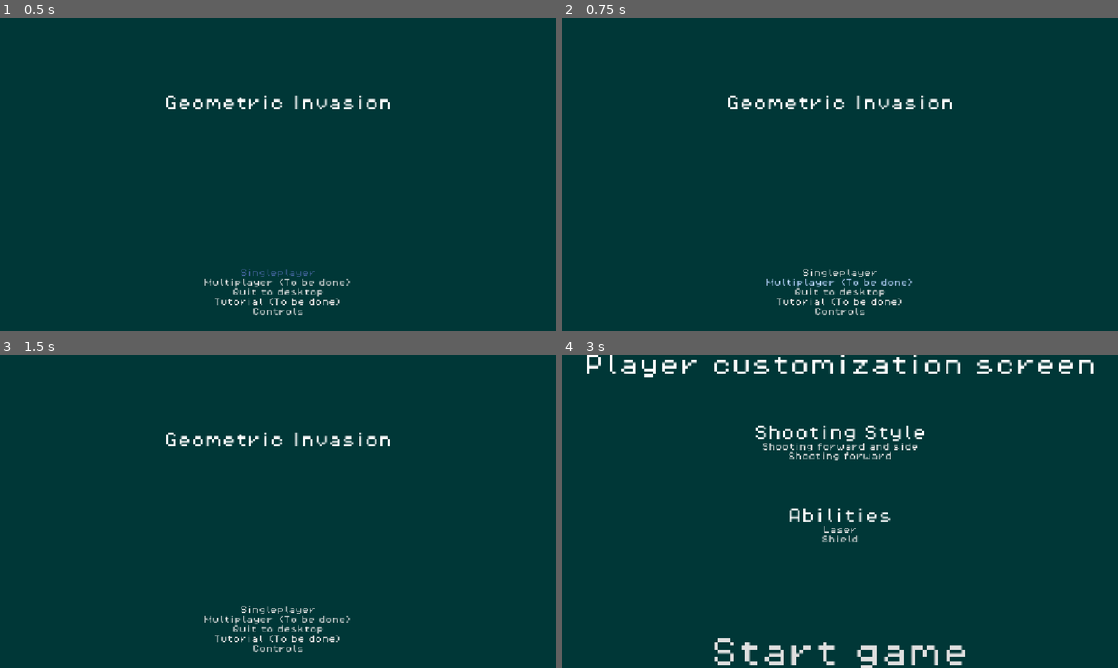
Above: before the commit, frames 1-4 (two rows, left to right).
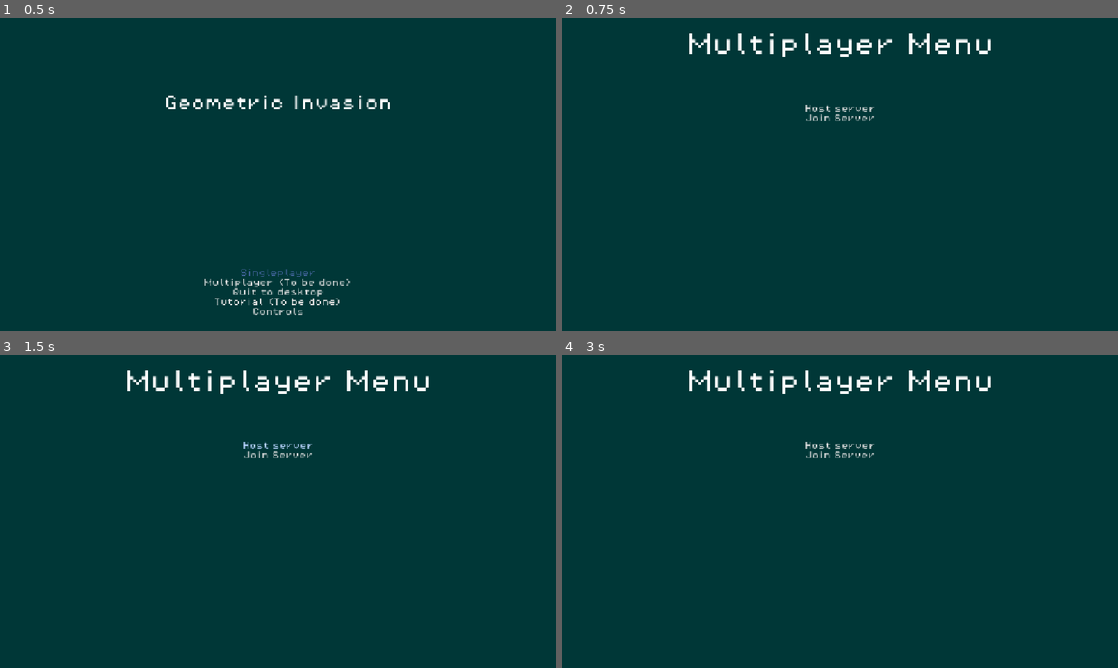
Above: after the commit, the same moments.

Repository: Draftier/Geometric-Invasion-CSS-497
Game: Godot game, scene res://scenes/UI/main_menu.tscn
Same seed, same stepped clock (60 frames per second), same inputs: the game is played once before the commit and once after it. The engine's default icon, where the game draws it, is replaced by a stand-in: a white triangle on a blue panel in a dark square.
Inputs (mouse positions are in pixels of both pictures, inside the frame that each line leads up to):
- Up to frame 1 (0.5 s): no input
- Up to frame 2 (0.75 s): click "Multiplayer (To be done)" at 0.5 s
- Up to frame 3 (1.5 s): click (278, 445) at 1.25 s, where only the run after the commit has a clickable "Host server"
- Up to frame 4 (3 s): click (840, 455) at 2 s, where only the run after the commit has a clickable "Join Server"; click (840, 608) at 2.75 s, where only the run before the commit has a clickable "Singleplayer"

Frame 1 is identical in both runs. In frame 2, 2.7% of the frame differs, in the area x 22-78%, y 4-95%; in frame 3, 2.7%; in frame 4, 5.4%, in the area x 4-96%, y 0-100%.

Commit message:
Replaced buttons with dropdown menus

Diff:
--- a/geometric-invasion/scenes/Player/player.tscn
+++ b/geometric-invasion/scenes/Player/player.tscn
@@ -119,6 +119,8 @@
 [sub_resource type="CircleShape2D" id="CircleShape2D_uxo23"]
 radius = 9.0
 
+[sub_resource type="SceneReplicationConfig" id="SceneReplicationConfig_uxo23"]
+
 [node name="Player" type="CharacterBody2D" unique_id=1651887187]
 collision_layer = 64
 collision_mask = 32
@@ -195,5 +197,8 @@
 [node name="PlayerCollisionShape" type="CollisionShape2D" parent="." unique_id=1555844515]
 shape = SubResource("CircleShape2D_uxo23")
 
+[node name="MultiplayerSynchronizer" type="MultiplayerSynchronizer" parent="." unique_id=730239114]
+replication_config = SubResource("SceneReplicationConfig_uxo23")
+
 [connection signal="body_entered" from="AbilityPickUpCollisionShape" to="." method="_on_whole_collision_box_body_entered"]
 [connection signal="timeout" from="InvulnerabilityTimer" to="." method="_on_invulnerability_timer_timeout"]
--- a/geometric-invasion/scenes/UI/main_menu.tscn
+++ b/geometric-invasion/scenes/UI/main_menu.tscn
@@ -137,13 +137,13 @@
 horizontal_alignment = 1
 vertical_alignment = 1
 
-[node name="ShootForwardAndSide" type="Button" parent="MarginContainer/CustomizationChildMenu/MarginContainer/VBoxContainer" unique_id=781635060]
-layout_mode = 2
-text = "Shooting forward and side"
-
-[node name="ShootForward" type="Button" parent="MarginContainer/CustomizationChildMenu/MarginContainer/VBoxContainer" unique_id=1363810041]
-layout_mode = 2
-text = "Shooting forward"
+[node name="ShootOptions" type="OptionButton" parent="MarginContainer/CustomizationChildMenu/MarginContainer/VBoxContainer" unique_id=1576584801]
+layout_mode = 2
+item_count = 2
+popup/item_0/text = "Shooting forward"
+popup/item_0/id = 0
+popup/item_1/text = "Shooting forward and side"
+popup/item_1/id = 1
 
 [node name="MarginContainer" type="MarginContainer" parent="MarginContainer/CustomizationChildMenu/MarginContainer/VBoxContainer" unique_id=2132451194]
 layout_mode = 2
@@ -161,28 +161,54 @@
 text = "Abilities"
 horizontal_alignment = 1
 
-[node name="LaserButton" type="Button" parent="MarginContainer/CustomizationChildMenu/MarginContainer/VBoxContainer/MarginContainer/VBoxContainer" unique_id=243060559]
-layout_mode = 2
-theme_override_font_sizes/font_size = 16
-text = "Laser"
-
-[node name="ShieldButton" type="Button" parent="MarginContainer/CustomizationChildMenu/MarginContainer/VBoxContainer/MarginContainer/VBoxContainer" unique_id=1227001687]
-layout_mode = 2
-theme_override_font_sizes/font_size = 16
-text = "Shield"
+[node name="AbilityOptions" type="OptionButton" parent="MarginContainer/CustomizationChildMenu/MarginContainer/VBoxContainer/MarginContainer/VBoxContainer" unique_id=197725870]
+layout_mode = 2
+item_count = 2
+popup/item_0/text = "Destroyer"
+popup/item_0/id = 0
+popup/item_1/text = "Tank"
+popup/item_1/id = 1
 
 [node name="StartGameButton" type="Button" parent="MarginContainer/CustomizationChildMenu" unique_id=1552382786]
 layout_mode = 2
 theme_override_font_sizes/font_size = 64
 text = "Start game"
 
+[node name="MultiplayerMenu" type="VBoxContainer" parent="MarginContainer" unique_id=1765564327]
+visible = false
+layout_mode = 2
+
+[node name="Multiplayer Menu" type="Label" parent="MarginContainer/MultiplayerMenu" unique_id=1478684691]
+layout_mode = 2
+theme_override_font_sizes/font_size = 48
+text = "Multiplayer Menu"
+horizontal_alignment = 1
+vertical_alignment = 1
+
+[node name="MarginContainer" type="MarginContainer" parent="MarginContainer/MultiplayerMenu" unique_id=573527788]
+layout_mode = 2
+theme_override_constants/margin_left = 64
+theme_override_constants/margin_top = 96
+theme_override_constants/margin_right = 64
+theme_override_constants/margin_bottom = 64
+
+[node name="VBoxContainer" type="VBoxContainer" parent="MarginContainer/MultiplayerMenu/MarginContainer" unique_id=1152015556]
+layout_mode = 2
+
+[node name="HostButton" type="Button" parent="MarginContainer/MultiplayerMenu/MarginContainer/VBoxContainer" unique_id=1794393354]
+layout_mode = 2
+text = "Host server"
+
+[node name="JoinButton" type="Button" parent="MarginContainer/MultiplayerMenu/MarginContainer/VBoxContainer" unique_id=244403894]
+layout_mode = 2
+text = "Join Server"
+
 [connection signal="pressed" from="MarginContainer/RootMenu/ButtonsVbox/Singleplayer" to="." method="_on_start_button_pressed"]
+[connection signal="pressed" from="MarginContainer/RootMenu/ButtonsVbox/Multiplayer (Not implemented)" to="." method="_on_multiplayer_not_implemented_pressed"]
 [connection signal="pressed" from="MarginContainer/RootMenu/ButtonsVbox/QuitButton" to="." method="_on_quit_button_pressed"]
 [connection signal="pressed" from="MarginContainer/RootMenu/ButtonsVbox/TutorialButton" to="." method="_on_tutorial_button_pressed"]
 [connection signal="pressed" from="MarginContainer/RootMenu/ButtonsVbox/ControlsButton" to="." method="_on_controls_button_pressed"]
 [connection signal="pressed" from="MarginContainer/RootMenu/ControlsVbox/BackButton" to="." method="_on_back_button_pressed"]
-[connection signal="pressed" from="MarginContainer/CustomizationChildMenu/MarginContainer/VBoxContainer/ShootForwardAndSide" to="." method="_on_shoot_forward_and_side_pressed"]
-[connection signal="pressed" from="MarginContainer/CustomizationChildMenu/MarginContainer/VBoxContainer/ShootForward" to="." method="_on_shoot_forward_pressed"]
-[connection signal="pressed" from="MarginContainer/CustomizationChildMenu/MarginContainer/VBoxContainer/MarginContainer/VBoxContainer/LaserButton" to="." method="_on_laser_button_pressed"]
-[connection signal="pressed" from="MarginContainer/CustomizationChildMenu/MarginContainer/VBoxContainer/MarginContainer/VBoxContainer/ShieldButton" to="." method="_on_shield_button_pressed"]
+[connection signal="item_selected" from="MarginContainer/CustomizationChildMenu/MarginContainer/VBoxContainer/ShootOptions" to="." method="_on_option_button_item_selected"]
+[connection signal="item_selected" from="MarginContainer/CustomizationChildMenu/MarginContainer/VBoxContainer/MarginContainer/VBoxContainer/AbilityOptions" to="." method="_on_ability_options_item_selected"]
 [connection signal="pressed" from="MarginContainer/CustomizationChildMenu/StartGameButton" to="." method="_on_start_game_button_pressed"]
--- a/geometric-invasion/scripts/menus/main_menu.gd
+++ b/geometric-invasion/scripts/menus/main_menu.gd
@@ -53,15 +53,22 @@
 	call_deferred("change_scene")
 
 
-func _on_shoot_forward_and_side_pressed() -> void:
-	Global.player =  load("res://scenes/Player/player_shooting_style_two.tscn")
-	print(Global.player)
 
-func _on_shoot_forward_pressed() -> void:
-	Global.player = load("res://scenes/Player/player_default_shooting_style.tscn")
+func _on_multiplayer_not_implemented_pressed() -> void:
+	$MarginContainer/RootMenu/TitleLabel.visible = false
+	%ButtonsVbox.visible = false
+	$MarginContainer/MultiplayerMenu.visible = true
+	pass # Replace with function body.
 
-func _on_laser_button_pressed() -> void:
-	Global.ability = load("res://scenes/Ability/ability_laser.tscn")
 
-func _on_shield_button_pressed() -> void:
-	Global.ability = load("res://scenes/Ability/shield_ability.tscn")
+func _on_option_button_item_selected(index: int) -> void:
+	match $MarginContainer/CustomizationChildMenu/MarginContainer/VBoxContainer/ShootOptions.get_item_text(index):
+		"Shooting forward": Global.player = load("res://scenes/Player/player_default_shooting_style.tscn")
+		"Shooting forward and side": Global.player =  load("res://scenes/Player/player_shooting_style_two.tscn")
+
+
+
+func _on_ability_options_item_selected(index: int) -> void:
+	match $MarginContainer/CustomizationChildMenu/MarginContainer/VBoxContainer/MarginContainer/VBoxContainer/AbilityOptions.get_item_text(index):
+			"Destroyer": Global.ability = load("res://scenes/Ability/ability_laser.tscn")
+			"Tank": Global.ability =  load("res://scenes/Ability/shield_ability.tscn")
--- a/geometric-invasion/scripts/player/player.gd
+++ b/geometric-invasion/scripts/player/player.gd
@@ -1,5 +1,6 @@
 class_name Player
 extends CharacterBody2D
+
 
 # Signal for player death
 signal death
@@ -20,6 +21,9 @@
 @export var ability_scene : PackedScene
 var ability : Ability
 
+#func _enter_tree() -> void:
+	#set_multiplayer_authority(name.to_int())
+
 func _ready() -> void:
 	$CanvasLayer/Label.text = "Lives : " + str(lives)
 	ability = ability_scene.instantiate()
@@ -28,6 +32,9 @@
 
 # Called every physics tick
 func _process(_delta: float) -> void:
+	#if !is_multiplayer_authority():
+		#return
+
 	# Get an input vector and modify velocity of player based on it
 	direction = Input.get_vector("left", "right", "up", "down")
 	velocity = direction * player_class.speed
